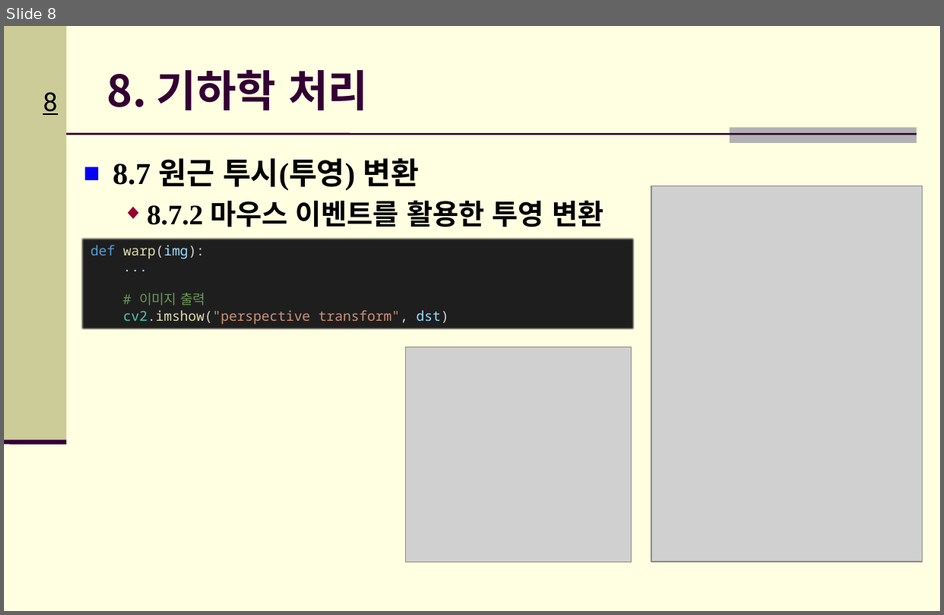
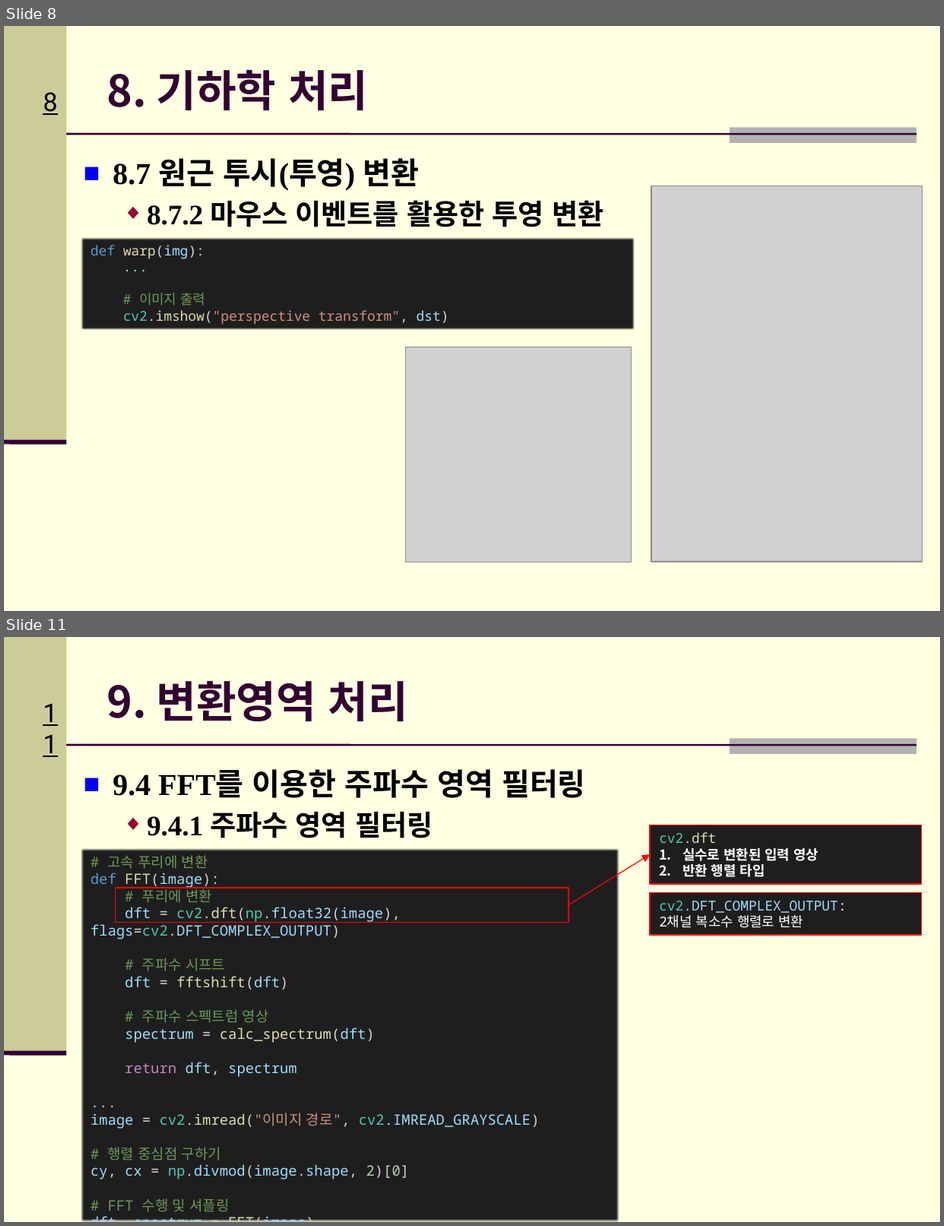
Before and after one commit to Hitbee-dev/OpenCV-Python, a slide deck: 2022-12-06/documents/CH_08 기하학 처리 & CH_09 변환영역 처리.pptx. Shown one above the other, each under a label of ours: slide 8 before the commit, slides 8 and 11 after it; the slides between them are not shown. The pictures are 944x615 and 944x1226 pixels, drawn with LibreOffice and Linux fonts; fonts in the diff are those of the drawing; grey boxes stand for pictures; background and template pictures are left out. Boxes give left, top, right and bottom in pixels: in the first picture for what was removed or moved away, otherwise in the second. Text is boxed around its words. In the diff, an @@ line names an element or a change of style, - is before the commit and + after.

Commit message:
:memo: Update: CH_09 변환 영역 처리 PPT 자료 추가

```diff
--- a/2022-12-06/documents/CH_08 기하학 처리 & CH_09 변환영역 처리.pptx
+++ b/2022-12-06/documents/CH_08 기하학 처리 & CH_09 변환영역 처리.pptx
@@ slide 11 added at box(4, 637, 940, 1222), background #FFFFE1; not listed: 5 template elements that a slide beside it also shows @@
@@ title added at box(107, 681, 408, 721), 33.3 pt, text #330033, bold @@
+9. 변환영역 처리
@@ text added at box(113, 769, 586, 838), 23.3 pt, text #000000, bold @@
+■ 9.4 FFT를 이용한 주파수 영역 필터링
+  ◆ 9.4.1 주파수 영역 필터링
@@ rectangle added at box(650, 825, 921, 884), fill #1E1E1E, outline #FF0000 1 pt, 10.5 pt, text #FFFFFF, bold @@
+cv2.dft
+1. 실수로 변환된 입력 영상
+2. 반환 행렬 타입
@@ rectangle added at box(82, 848, 620, 1222), fill #1E1E1E, 11 pt, text #9CDCFE @@
+# 고속 푸리에 변환
+def FFT(image):
+# 푸리에 변환
+dft = cv2.dft(np.float32(image), flags=cv2.DFT_COMPLEX_OUTPUT)
+# 주파수 시프트
+dft = fftshift(dft)
+# 주파수 스펙트럼 영상
+spectrum = calc_spectrum(dft)
+return dft, spectrum
+...
+image = cv2.imread("이미지 경로", cv2.IMREAD_GRAYSCALE)
+# 행렬 중심점 구하기
+cy, cx = np.divmod(image.shape, 2)[0]
+# FFT 수행 및 셔플링
+dft, spectrum = FFT(image)
@@ arrow added from (569, 905) to (650, 854), #FF0000 0.75 pt @@
@@ rectangle added at box(116, 888, 569, 923), outline #FF0000 1 pt @@
@@ rectangle added at box(650, 892, 921, 935), fill #1E1E1E, outline #FF0000 1 pt, 10.5 pt, text #9CDCFE @@
+cv2.DFT_COMPLEX_OUTPUT:
+2채널 복소수 행렬로 변환
```
Also in this commit, not shown: 10 other slides added.
